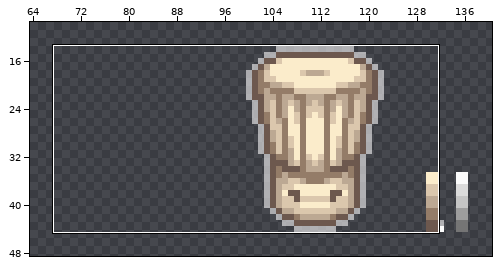
Pixel-art file, stored at src/- Resource Dump/Aseprite/chef_hat.ase. Above, an overview of the earlier version with the close-up marked.
Close-up. First the earlier version:
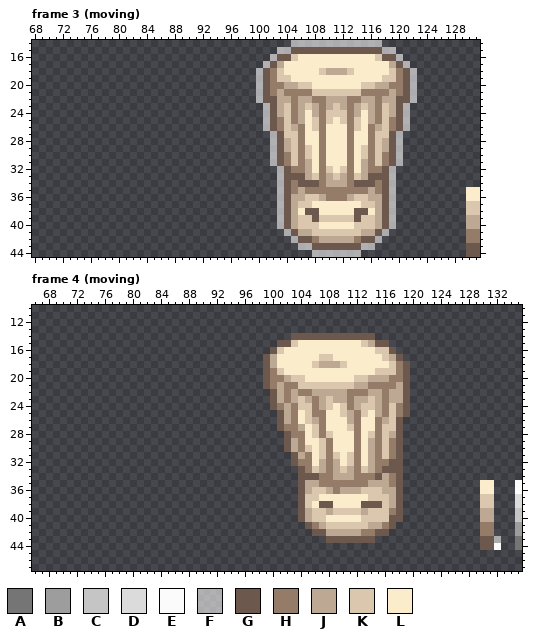
256x256 pixels, 9 frames. Colours within 5 levels of each other are drawn and written as one. Shown: frame 3 (moving): x 68..131, y 14..44; frame 4 (moving): x 66..135, y 10..47. The wide view leaves out empty margins. The commit also changed other frames or places, which this record leaves out.
Palette (. is transparent): A #757575  B #9d9d9d  C #c5c5c5  D #dbdbdb  E #fbfbfb  F #ffffff93  G #6d584e  H #947c68  J #bca893  K #dbc7ad  L #fbeccb
After:
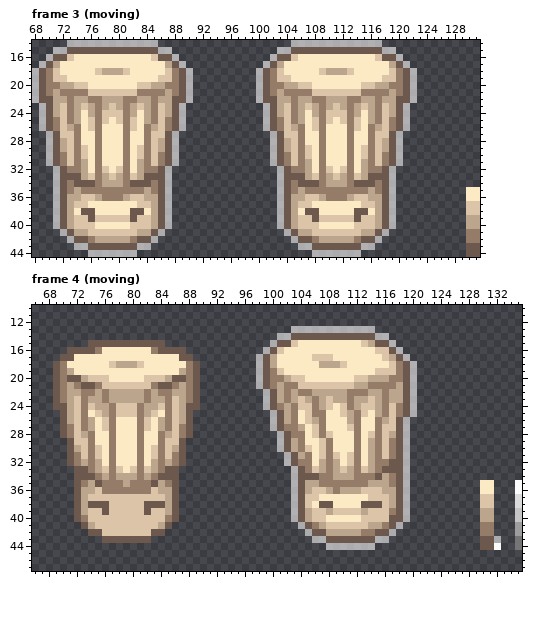
Edits made:
colour J: #bca893 -> #bca58d
colour K: #dbc7ad -> #dbc4a7
colour L: #fbeccb -> #fbeac4
Frame 3 (moving), layer "Layer 1":
y 14: x 73..85 ............. -> FFFFFFFFFFFFF
y 15: x 71..87 ................. -> FFGGGGGGGGGGGGGFF
y 16: x 70..88 ................... -> FGGKLLLLLLLLLLLKGGF
y 17: x 69..89 ..................... -> FGJLLLLLLLLLLLLLLLJGF
y 18: x 68..90 ....................... -> FGHKLLLLLKJJJKLLLLLKHGF
y 19: x 68..90 ....................... -> FGHKKLLLLLLLLLLLLLKKHGF
y 20: x 68..90 ....................... -> FGHHJJKKLLLLLLLKKJJHHGF
y 21: x 68..90 ....................... -> FGHJHHHHKKKKKKKHHHHJHGF
y 22: x 68..90 ....................... -> FGGJJHJJHHJJJHHJJHJJGGF
y 23: x 69..89 ..................... -> FGJKHJKJHJKJHJKJHKJGF
y 24: x 69..89 ..................... -> FGJKHJLJHKKKHJLJHKJGF
y 25: x 69..89 ..................... -> FGHKHJLKHKLKHKLJHKHGF
y 26: x 69..89 ..................... -> FGHKJHLKHLLLHKLHJKHGF
y 27: x 70..88 ................... -> FGKKHLLHLLLHLLHKKGF
y 28: x 70..88 ................... -> FGJKHLLHLLLHLLHKJGF
y 29: x 70..88 ................... -> FGJKHKLHLLLHLKHKJGF
y 30: x 70..88 ................... -> FGHKHKLHLLLHLKHKHGF
y 31: x 70..88 ................... -> FGHKHJLHLLLHLJHKHGF
y 32: x 71..87 ................. -> FGHHJLHKLKHLJHHGF
y 33: x 71..87 ................. -> FGGGJKHJKJHKJGGGF
y 34: x 71..87 ................. -> FGHGGGHJJJHGGGHGF
y 35: x 71..87 ................. -> FGHJHHHHHHHHHJHGF
y 36: x 71..87 ................. -> FGJJKKJHHHJKKJJGF
y 37: x 71..87 ................. -> FGJKKLLLLLLLKKJGF
y 38: x 71..87 ................. -> FGJLGGLLLLLGGLJGF
y 39: x 71..87 ................. -> FGJKKGKKKKKGKKJGF
y 40: x 71..87 ................. -> FGJKKKLLLLLKKKJGF
y 41: x 72..86 ............... -> FGJJKKKKKKKJJGF
y 42: x 73..85 ............. -> FGGHJJJJJHGGF
y 43: x 74..84 ........... -> FFGGGGGGGFF
y 44: x 76..82 ....... -> FFFFFFF
Frame 4 (moving), layer "Layer 1":
y 13: x 103..114 ............ -> FFFFFFFFFFFF
y 14: x 101..102 .. -> FF; x 115..116 .. -> FF
y 15: x 74..84 ........... -> GGGGGGGGGGG; x 100 . -> F; x 117 . -> F
y 16: x 71..87 ................. -> GGGGHLLLLLLLHGGGG; x 99 . -> F; x 118 . -> F
y 17: x 70..88 ................... -> GGLLLLLLLLLLLLLLLGG; x 98 . -> F; x 106 L -> K; x 119 . -> F
y 18: x 69..89 ..................... -> GHLLLLLLKJJJKLLLLLLHG; x 98 . -> F; x 106 K -> L; x 120 . -> F
y 19: x 69..89 ..................... -> GHJLLLLLLLLLLLLLLLJHG; x 98 . -> F; x 120 . -> F
y 20: x 69..89 ..................... -> GHGGJKKKLLLLLKKKJGGHG; x 98 . -> F; x 120 . -> F
y 21: x 69..89 ..................... -> GHJHGGHKKKKKKKHGGHJHG; x 98 . -> F; x 120 . -> F
y 22: x 69..89 ..................... -> GHJJHHJHJJJJJHJHHJJHG; x 99 . -> F; x 120 . -> F
y 23: x 69..89 ..................... -> GHJKHJJHJJJJJHJJHKJHG; x 99 . -> F; x 120 . -> F
y 24: x 69..89 ..................... -> GGJKHKJJHKKKHJJKHKJGG; x 99 . -> F; x 120 . -> F
y 25: x 70..88 ................... -> GJKHLKJHKKKHJKLHKJG; x 100 . -> F; x 120 . -> F
y 26: x 70..88 ................... -> GJKHJLKHLLLHKLJHKJG; x 100 . -> F; x 119 . -> F
y 27: x 70..88 ................... -> GHKHJLKHLLLHKLJHKHG; x 100 . -> F; x 119 . -> F
y 28: x 70..88 ................... -> GHKJHLLHLLLHLLHJKHG; x 101 . -> F; x 119 . -> F
y 29: x 71..87 ................. -> GKKHLLHLLLHLLHKKG; x 101 . -> F; x 119 . -> F
y 30: x 71..87 ................. -> GJKHKLHLLLHLKHKJG; x 101 . -> F; x 119 . -> F
y 31: x 71..87 ................. -> GHKHKLHLLLHLKHKHG; x 102 . -> F; x 119 . -> F
y 32: x 71..87 ................. -> GHJHJLHLLLHLJHJHG; x 102 . -> F; x 119 . -> F
y 33: x 72..86 ............... -> GGHJKHKLKHKJHGG; x 103 . -> F; x 119 . -> F
y 34: x 72..86 ............... -> GGGHJHJJJHJHGGG; x 103 . -> F; x 119 . -> F
y 35: x 72..86 ............... -> GHJGHHHJHHHGJHG; x 103 . -> F; x 119 . -> F
y 36: x 72..86 ............... -> GJJKHHHHHHHKJJG; x 103 . -> F; x 119 . -> F
y 37: x 72..86 ............... -> GJKKKKKKKKKKKJG; x 103 . -> F; x 119 . -> F
y 38: x 72..86 ............... -> GJGGGKKKKKGGGJG; x 103 . -> F; x 119 . -> F
y 39: x 72..86 ............... -> GJKKGKKKKKGKKJG; x 103 . -> F; x 119 . -> F
y 40: x 72..86 ............... -> GHKKKKKKKKKKKHG; x 103 . -> F; x 119 . -> F
y 41: x 73..85 ............. -> GJKKKKKKKKKJG; x 104 . -> F; x 118 . -> F
y 42: x 74..84 ........... -> GGKKKKKKKGG; x 105 . -> F; x 117 . -> F
y 43: x 76..82 ....... -> GGGGGGG; x 106..107 .. -> FF; x 115..116 .. -> FF
y 44: x 108..114 ....... -> FFFFFFF
